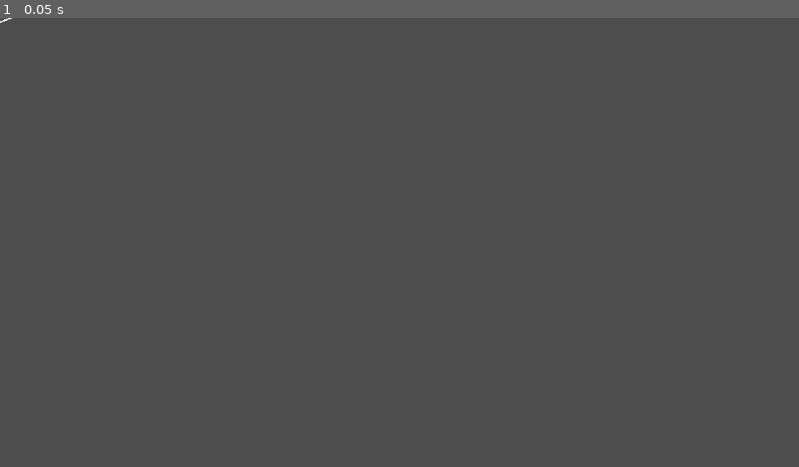
Above: before the commit, frame 1.
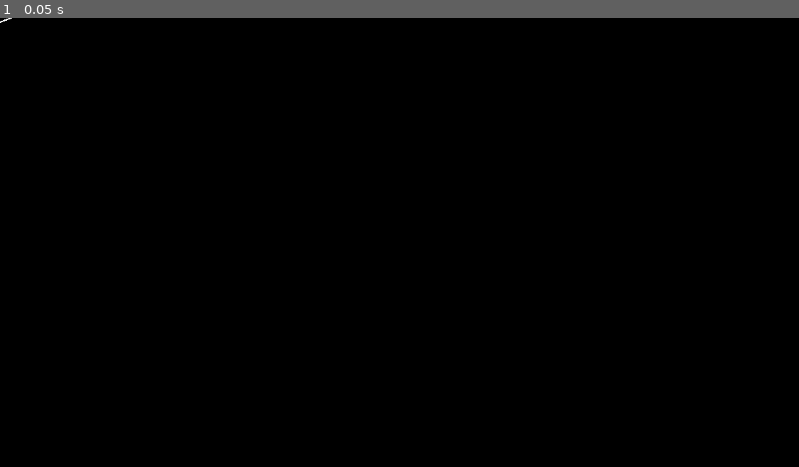
Above: after the commit, the same moment.

Repository: Eliasdbr/Spacewar
Game: Godot game, scene res://main.tscn
The game is run twice, just before and just after one commit, with the same random seed, the same clock (stepped at 60 frames per second) and the same inputs.
Inputs:
- Up to frame 1 (0.05 s): no input

The runs differ from the first frame. In frame 1, 100% of the frame differs, in the area x 0-100%, y 0-100%.

Commit message:
Project settings: changed background color, defined input mappings

Diff:
--- a/project.godot
+++ b/project.godot
@@ -15,7 +15,51 @@
 config/features=PackedStringArray("4.2", "GL Compatibility")
 config/icon="res://icon.svg"
 
+[input]
+
+p1_rotate_ccw={
+"deadzone": 0.5,
+"events": [Object(InputEventKey,"resource_local_to_scene":false,"resource_name":"","device":-1,"window_id":0,"alt_pressed":false,"shift_pressed":false,"ctrl_pressed":false,"meta_pressed":false,"pressed":false,"keycode":0,"physical_keycode":81,"key_label":0,"unicode":113,"echo":false,"script":null)
+]
+}
+p1_rotate_cw={
+"deadzone": 0.5,
+"events": [Object(InputEventKey,"resource_local_to_scene":false,"resource_name":"","device":-1,"window_id":0,"alt_pressed":false,"shift_pressed":false,"ctrl_pressed":false,"meta_pressed":false,"pressed":false,"keycode":0,"physical_keycode":65,"key_label":0,"unicode":97,"echo":false,"script":null)
+]
+}
+p1_thrust={
+"deadzone": 0.5,
+"events": [Object(InputEventKey,"resource_local_to_scene":false,"resource_name":"","device":-1,"window_id":0,"alt_pressed":false,"shift_pressed":false,"ctrl_pressed":false,"meta_pressed":false,"pressed":false,"keycode":0,"physical_keycode":67,"key_label":0,"unicode":99,"echo":false,"script":null)
+]
+}
+p1_shoot={
+"deadzone": 0.5,
+"events": [Object(InputEventKey,"resource_local_to_scene":false,"resource_name":"","device":-1,"window_id":0,"alt_pressed":false,"shift_pressed":false,"ctrl_pressed":false,"meta_pressed":false,"pressed":false,"keycode":0,"physical_keycode":88,"key_label":0,"unicode":120,"echo":false,"script":null)
+]
+}
+p2_rotate_ccw={
+"deadzone": 0.5,
+"events": [Object(InputEventKey,"resource_local_to_scene":false,"resource_name":"","device":-1,"window_id":0,"alt_pressed":false,"shift_pressed":false,"ctrl_pressed":false,"meta_pressed":false,"pressed":false,"keycode":0,"physical_keycode":4194320,"key_label":0,"unicode":0,"echo":false,"script":null)
+]
+}
+p2_rotate_cw={
+"deadzone": 0.5,
+"events": [Object(InputEventKey,"resource_local_to_scene":false,"resource_name":"","device":-1,"window_id":0,"alt_pressed":false,"shift_pressed":false,"ctrl_pressed":false,"meta_pressed":false,"pressed":false,"keycode":0,"physical_keycode":4194322,"key_label":0,"unicode":0,"echo":false,"script":null)
+]
+}
+p2_thrust={
+"deadzone": 0.5,
+"events": [Object(InputEventKey,"resource_local_to_scene":false,"resource_name":"","device":-1,"window_id":0,"alt_pressed":false,"shift_pressed":false,"ctrl_pressed":false,"meta_pressed":false,"pressed":false,"keycode":0,"physical_keycode":4194324,"key_label":0,"unicode":0,"echo":false,"script":null)
+]
+}
+p2_shoot={
+"deadzone": 0.5,
+"events": [Object(InputEventKey,"resource_local_to_scene":false,"resource_name":"","device":-1,"window_id":0,"alt_pressed":false,"shift_pressed":false,"ctrl_pressed":false,"meta_pressed":false,"pressed":false,"keycode":0,"physical_keycode":4194318,"key_label":0,"unicode":0,"echo":false,"script":null)
+]
+}
+
 [rendering]
 
 renderer/rendering_method="gl_compatibility"
 renderer/rendering_method.mobile="gl_compatibility"
+environment/defaults/default_clear_color=Color(0, 0, 0, 1)
